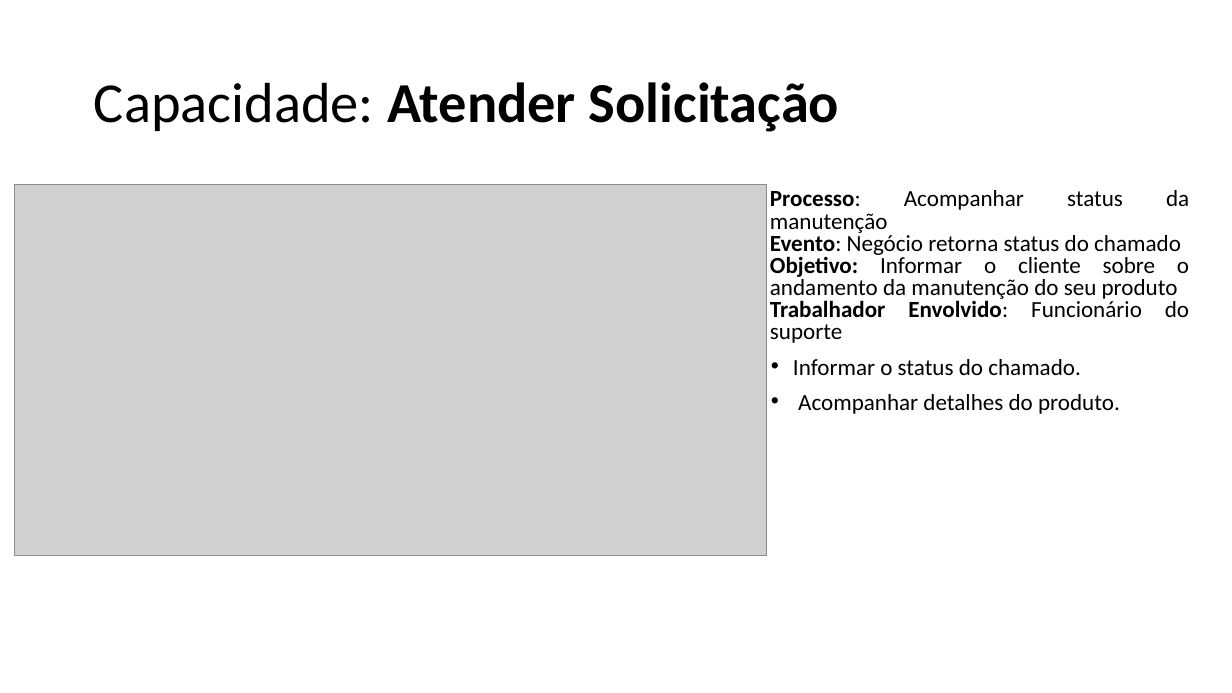
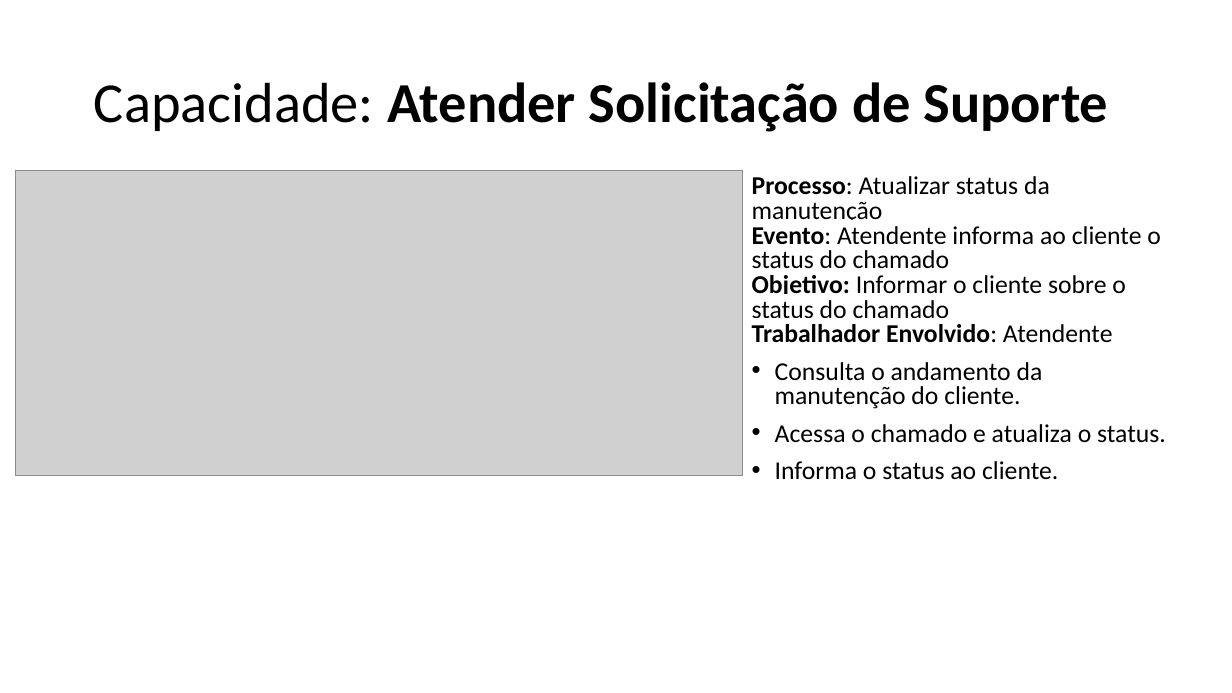
Before and after one commit to emersonsoaresdasilva/projeto-ope, a slide deck: slide 13 of 18-Descrição dos Processos de Negócio.pptx (slide 15 before the commit). Drawn at 1232x693 pixels with LibreOffice and Linux fonts; fonts in the diff are those of the drawing; grey boxes stand for pictures. Boxes give left, top, right and bottom in pixels: in the first picture for what was removed or moved away, otherwise in the second. Text is boxed around its words. In the diff, an @@ line names an element or a change of style, - is before the commit and + after.

```diff
--- a/18-Descrição dos Processos de Negócio.pptx
+++ b/18-Descrição dos Processos de Negócio.pptx
@@ title at (x1=94, y1=82, x2=1108, y2=132): text changed @@
-Capacidade: Atender Solicitação
+Capacidade: Atender Solicitação de Suporte
@@ picture resized from (x1=15, y1=185, x2=767, y2=556) to (x1=16, y1=170, x2=743, y2=475) @@
@@ text at (x1=752, y1=176, x2=1166, y2=480): text changed; size 18 to 20 pt @@
-Processo: Acompanhar status da manutenção
-Evento: Negócio retorna status do chamado
-Objetivo: Informar o cliente sobre o andamento da manutenção do seu produto
-Trabalhador Envolvido: Funcionário do suporte
-• Informar o status do chamado.
-• Acompanhar detalhes do produto.
+Processo: Atualizar status da manutenção
+Evento: Atendente informa ao cliente o status do chamado
+Objetivo: Informar o cliente sobre o status do chamado
+Trabalhador Envolvido: Atendente
+• Consulta o andamento da manutenção do cliente.
+• Acessa o chamado e atualiza o status.
+• Informa o status ao cliente.
```
Also in this commit, not shown: 9 other slides changed, 19 slides added, 12 slides removed, 53 other files.
